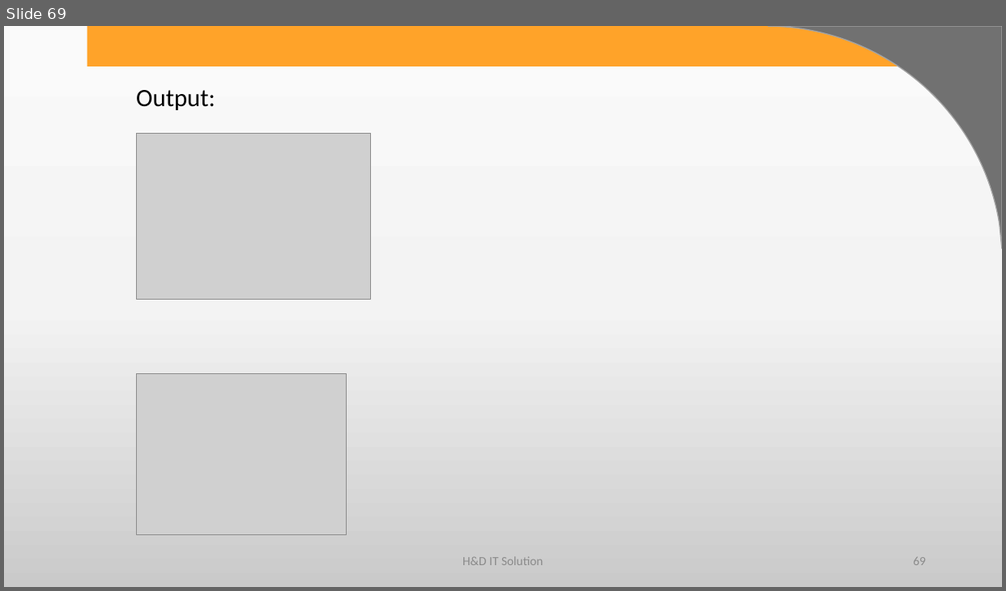
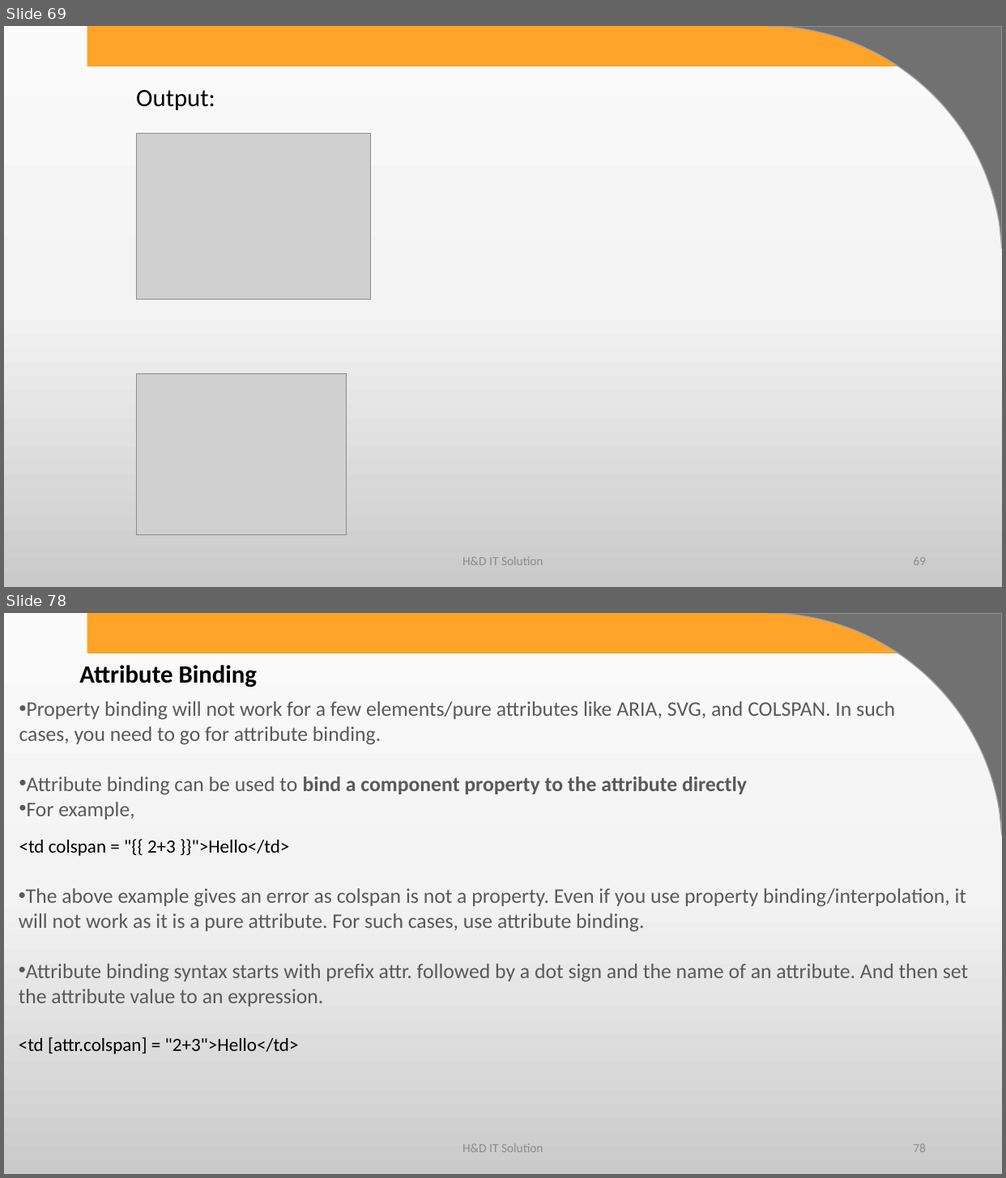
Before and after one commit to harshadasawant/infiniteAngular, a slide deck: ppt/ANGULAR.pptx. Shown one above the other, each under a label of ours: slide 69 before the commit, slides 69 and 78 after it; the slides between them are not shown. The pictures are 1006x591 and 1006x1178 pixels, drawn with LibreOffice and Linux fonts; fonts in the diff are those of the drawing; grey boxes stand for pictures; background and template pictures are left out. Boxes give left, top, right and bottom in pixels: in the first picture for what was removed or moved away, otherwise in the second. Text is boxed around its words. In the diff, an @@ line names an element or a change of style, - is before the commit and + after.

Commit message:
2 way binding attribute and style binding

```diff
--- a/ppt/ANGULAR.pptx
+++ b/ppt/ANGULAR.pptx
@@ slide 78 added at [4, 613, 1002, 1174], background gradient #FBFBFB to #F4F4F4 to #CBCBCB; not listed: 2 template elements that a slide beside it also shows @@
@@ text added at [79, 665, 258, 688], 24 pt, text #000000, bold @@
+Attribute Binding
@@ text added at [19, 701, 895, 820], 20 pt, text #595959 @@
+• Property binding will not work for a few elements/pure attributes like ARIA, SVG, and COLSPAN. In such cases, you need to go for attribute binding.
+• Attribute binding can be used to bind a component property to the attribute directly
+• For example,
@@ text added at [19, 839, 289, 856], 18 pt, text #000000 @@
+<td colspan = "{{ 2+3 }}">Hello</td>
@@ text added at [19, 888, 968, 1007], 20 pt, text #595959 @@
+• The above example gives an error as colspan is not a property. Even if you use property binding/interpolation, it will not work as it is a pure attribute. For such cases, use attribute binding.
+• Attribute binding syntax starts with prefix attr. followed by a dot sign and the name of an attribute. And then set the attribute value to an expression.
@@ text added at [19, 1037, 299, 1054], 18 pt, text #000000 @@
+<td [attr.colspan] = "2+3">Hello</td>
@@ text added at [462, 1144, 543, 1152], 12 pt, text #8C8C8C @@
+H&D IT Solution
@@ page number added at [913, 1144, 926, 1152], 12 pt, text #8C8C8C @@
+78
```
Also in this commit, not shown: 37 other slides added, 6 other files.
